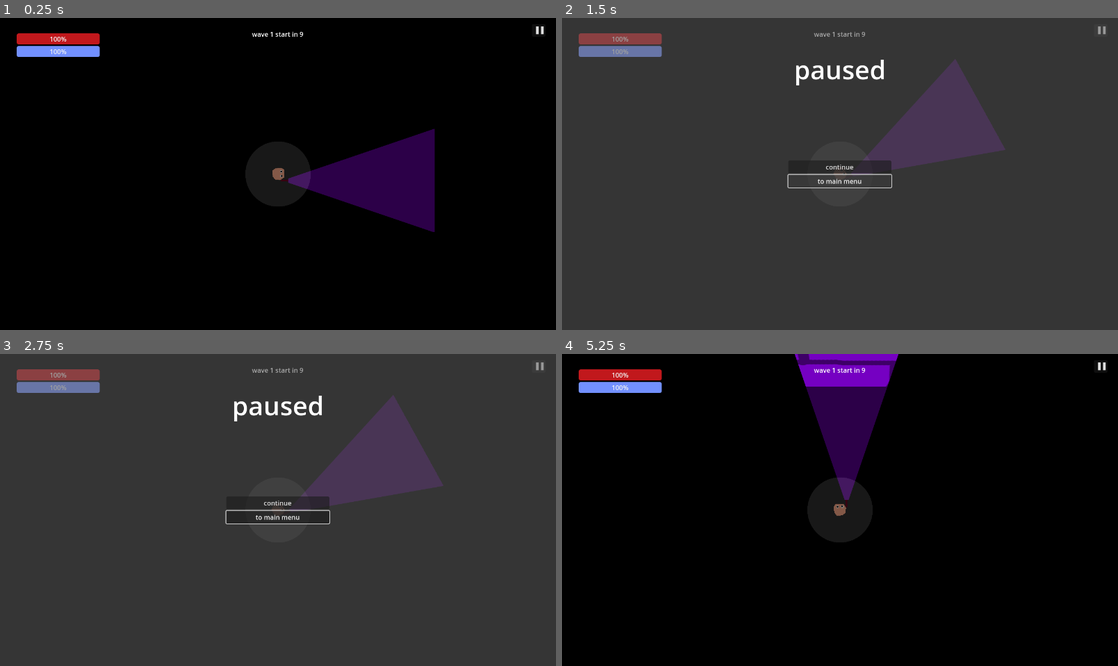
Above: before the commit, frames 1-4 (two rows, left to right).
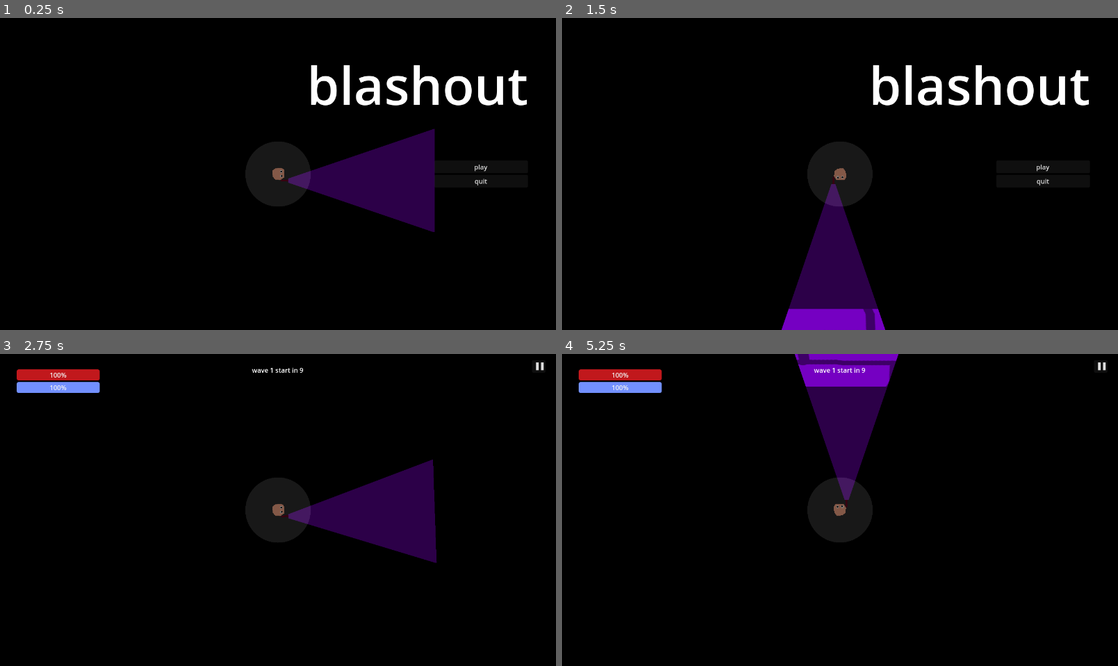
Above: after the commit, the same moments.

Repository: mncc8337/blashout
Game: Godot game, scene res://scenes/mainmenu.tscn
Two runs of this game, one before a commit and one after it. Both use one fixed random seed, a clock stepped at 60 frames per second and the inputs below. Before the commit the project starts from res://scenes/main.tscn.
Inputs (mouse positions are in pixels of both pictures, inside the frame that each line leads up to):
- Up to frame 1 (0.25 s): no input
- Up to frame 2 (1.5 s): click (1101, 30) at 0.5 s, where only the run before the commit has a clickable "▐▐"; click (840, 180) at 1.25 s, where only the run before the commit has a clickable "to main menu"
- Up to frame 3 (2.75 s): click (483, 503) at 2 s, where only the run after the commit has a clickable "play"
- Up to frame 4 (5.25 s): click (1101, 366) at 2.75 s, where only the run after the commit has a clickable "▐▐"; click "to main menu" at 3.5 s; click (1045, 503) at 4.25 s, where only the run after the commit has a clickable "play"; click (840, 503) at 5 s, where only the run before the commit has a clickable "continue"

The runs differ from the first frame. In frame 1, 3.1% of the frame differs, in the area x 3-98%, y 2-54%; in frame 2, 100%, in the area x 0-100%, y 0-100%; in frame 3, 99%; in frame 4, less than 0.1%.

Commit message:
main menu

Diff:
--- a/project.godot
+++ b/project.godot
@@ -11,7 +11,7 @@
 [application]
 
 config/name="ld54"
-run/main_scene="res://scenes/main.tscn"
+run/main_scene="res://scenes/mainmenu.tscn"
 config/features=PackedStringArray("4.1", "GL Compatibility")
 config/icon="res://icon.svg"
 
--- /dev/null
+++ b/scenes/mainmenu.tscn
@@ -0,0 +1,389 @@
+[gd_scene load_steps=19 format=3 uid="uid://dr18dq40af6nj"]
+
+[ext_resource type="Script" path="res://scripts/mainmenu.gd" id="1_4xe3g"]
+[ext_resource type="Script" path="res://scripts/main.gd" id="2_iljr0"]
+[ext_resource type="PackedScene" uid="uid://cs0scqiespkx4" path="res://scenes/player.tscn" id="3_mns26"]
+[ext_resource type="Texture2D" uid="uid://cdooesvmbynoj" path="res://imgs/wall_side1.png" id="4_x7ckg"]
+[ext_resource type="Texture2D" uid="uid://d0blrbje4c5qd" path="res://imgs/wall.png" id="5_5s3yk"]
+[ext_resource type="PackedScene" uid="uid://biy8681uytdb" path="res://scenes/wall.tscn" id="6_2h0dc"]
+
+[sub_resource type="StyleBoxFlat" id="StyleBoxFlat_fubgv"]
+bg_color = Color(1, 0.117647, 0.137255, 0.74902)
+corner_radius_top_left = 5
+corner_radius_top_right = 5
+corner_radius_bottom_right = 5
+corner_radius_bottom_left = 5
+
+[sub_resource type="Theme" id="Theme_4ddnc"]
+ProgressBar/styles/fill = SubResource("StyleBoxFlat_fubgv")
+
+[sub_resource type="StyleBoxFlat" id="StyleBoxFlat_x2dpq"]
+bg_color = Color(0.454902, 0.564706, 1, 1)
+
+[sub_resource type="StyleBoxFlat" id="StyleBoxFlat_lkhp0"]
+bg_color = Color(0.447059, 0.564706, 1, 1)
+corner_radius_top_left = 5
+corner_radius_top_right = 5
+corner_radius_bottom_right = 5
+corner_radius_bottom_left = 5
+
+[sub_resource type="Theme" id="Theme_6h42r"]
+/styles/fill = SubResource("StyleBoxFlat_x2dpq")
+ProgressBar/styles/fill = SubResource("StyleBoxFlat_lkhp0")
+
+[sub_resource type="StyleBoxFlat" id="StyleBoxFlat_5w0yb"]
+bg_color = Color(0, 0.333333, 1, 0.392157)
+
+[sub_resource type="Theme" id="Theme_bctt7"]
+ProgressBar/styles/fill = SubResource("StyleBoxFlat_5w0yb")
+
+[sub_resource type="LabelSettings" id="LabelSettings_ksbp5"]
+font_size = 64
+
+[sub_resource type="LabelSettings" id="LabelSettings_nixyl"]
+font_size = 36
+
+[sub_resource type="LabelSettings" id="LabelSettings_uawwg"]
+font_size = 18
+
+[sub_resource type="LabelSettings" id="LabelSettings_87pqk"]
+font_size = 64
+
+[sub_resource type="LabelSettings" id="LabelSettings_28hdh"]
+font_size = 128
+
+[node name="main" type="Node2D"]
+script = ExtResource("2_iljr0")
+demo_scene = true
+
+[node name="background" type="Polygon2D" parent="."]
+position = Vector2(151, 82)
+color = Color(0.184314, 0.184314, 0.184314, 1)
+polygon = PackedVector2Array(-822, -485, 1998, -666, 1939, 1309, -888, 1165)
+
+[node name="player" parent="." instance=ExtResource("3_mns26")]
+position = Vector2(683, 384)
+
+[node name="walls" type="Node2D" parent="."]
+scale = Vector2(1.00136, 0.998738)
+
+[node name="WallSide1" type="Sprite2D" parent="walls"]
+position = Vector2(-202.18, 360.455)
+scale = Vector2(0.472589, 0.457814)
+texture = ExtResource("4_x7ckg")
+
+[node name="WallSide2" type="Sprite2D" parent="walls"]
+position = Vector2(1589.66, 402.508)
+rotation = -3.14159
+scale = Vector2(0.506795, -0.457814)
+texture = ExtResource("4_x7ckg")
+
+[node name="Wall" type="Sprite2D" parent="walls"]
+position = Vector2(753.975, -130.775)
+scale = Vector2(0.861213, 0.780206)
+texture = ExtResource("5_5s3yk")
+
+[node name="Wall2" type="Sprite2D" parent="walls"]
+position = Vector2(701.047, 927.929)
+scale = Vector2(0.772969, -0.783365)
+texture = ExtResource("5_5s3yk")
+
+[node name="wall" parent="walls" instance=ExtResource("6_2h0dc")]
+position = Vector2(51.9294, 384)
+scale = Vector2(1, 768)
+
+[node name="wall2" parent="walls" instance=ExtResource("6_2h0dc")]
+position = Vector2(1320.2, 384)
+scale = Vector2(1, 768)
+
+[node name="wall3" parent="walls" instance=ExtResource("6_2h0dc")]
+position = Vector2(683, 79.0998)
+scale = Vector2(1366, 1e-05)
+
+[node name="wall4" parent="walls" instance=ExtResource("6_2h0dc")]
+position = Vector2(688.064, 715.906)
+scale = Vector2(1366, 1e-05)
+
+[node name="CanvasModulate" type="CanvasModulate" parent="."]
+color = Color(0, 0, 0, 1)
+
+[node name="Camera2D" type="Camera2D" parent="."]
+offset = Vector2(683, 384)
+
+[node name="foes" type="Node" parent="."]
+
+[node name="graves" type="Node" parent="."]
+
+[node name="UI" type="CanvasLayer" parent="."]
+
+[node name="VBoxContainer" type="VBoxContainer" parent="UI"]
+anchors_preset = -1
+anchor_left = 0.03
+anchor_top = 0.05
+anchor_right = 1.0
+anchor_bottom = 1.0
+offset_left = 0.0200005
+offset_top = -0.400002
+offset_right = -1116.0
+size_flags_vertical = 0
+
+[node name="healthbar" type="ProgressBar" parent="UI/VBoxContainer"]
+layout_mode = 2
+tooltip_text = "player health"
+theme = SubResource("Theme_4ddnc")
+value = 75.0
+rounded = true
+
+[node name="staminabar" type="ProgressBar" parent="UI/VBoxContainer"]
+layout_mode = 2
+tooltip_text = "player stamina"
+theme = SubResource("Theme_6h42r")
+value = 75.0
+
+[node name="exhausted" type="Label" parent="UI/VBoxContainer"]
+layout_mode = 2
+theme = SubResource("Theme_bctt7")
+text = "concu chim"
+
+[node name="info" type="Label" parent="UI"]
+anchors_preset = -1
+anchor_top = 0.01
+anchor_right = 1.0
+anchor_bottom = 0.06
+offset_bottom = 26.0
+grow_horizontal = 2
+theme = SubResource("Theme_bctt7")
+horizontal_alignment = 1
+vertical_alignment = 1
+
+[node name="pause" type="Button" parent="UI"]
+anchors_preset = -1
+anchor_left = 0.981
+anchor_top = 0.02
+anchor_right = 0.981
+anchor_bottom = 0.02
+offset_left = -33.0
+offset_bottom = 31.0
+grow_horizontal = 0
+text = "▐▐"
+
+[node name="death_UI" type="CanvasLayer" parent="."]
+process_mode = 2
+visible = false
+
+[node name="Label" type="Label" parent="death_UI"]
+offset_top = 100.0
+offset_right = 1366.0
+offset_bottom = 191.0
+text = "u died lmao"
+label_settings = SubResource("LabelSettings_ksbp5")
+horizontal_alignment = 1
+vertical_alignment = 1
+
+[node name="Button" type="Button" parent="death_UI"]
+anchors_preset = 8
+anchor_left = 0.5
+anchor_top = 0.5
+anchor_right = 0.5
+anchor_bottom = 0.5
+offset_left = -114.5
+offset_top = -40.0
+offset_right = 114.5
+offset_bottom = 40.0
+grow_horizontal = 2
+grow_vertical = 2
+text = "pls lemme try again"
+
+[node name="skill_panel" type="CanvasLayer" parent="."]
+process_mode = 2
+visible = false
+
+[node name="HBoxContainer" type="HBoxContainer" parent="skill_panel"]
+anchors_preset = -1
+anchor_left = 0.2
+anchor_top = 0.3
+anchor_right = 0.8
+anchor_bottom = 0.7
+grow_horizontal = 2
+grow_vertical = 2
+
+[node name="Panel" type="Panel" parent="skill_panel/HBoxContainer"]
+layout_mode = 2
+size_flags_horizontal = 3
+
+[node name="VBoxContainer" type="VBoxContainer" parent="skill_panel/HBoxContainer/Panel"]
+layout_mode = 1
+anchors_preset = 15
+anchor_right = 1.0
+anchor_bottom = 1.0
+grow_horizontal = 2
+grow_vertical = 2
+alignment = 1
+
+[node name="Label" type="Label" parent="skill_panel/HBoxContainer/Panel/VBoxContainer"]
+layout_mode = 2
+text = "skill 1"
+label_settings = SubResource("LabelSettings_nixyl")
+horizontal_alignment = 1
+vertical_alignment = 1
+
+[node name="Label2" type="Label" parent="skill_panel/HBoxContainer/Panel/VBoxContainer"]
+layout_mode = 2
+text = "Lorem ipsum dolor sit amet, consectetur adipiscing elit, sed do eiusmod tempor incididunt ut labore et dolore magna aliqua."
+label_settings = SubResource("LabelSettings_uawwg")
+horizontal_alignment = 1
+vertical_alignment = 1
+autowrap_mode = 3
+
+[node name="Button" type="Button" parent="skill_panel/HBoxContainer/Panel/VBoxContainer"]
+layout_mode = 2
+size_flags_vertical = 10
+text = "select"
+
+[node name="Panel2" type="Panel" parent="skill_panel/HBoxContainer"]
+layout_mode = 2
+size_flags_horizontal = 3
+
+[node name="VBoxContainer" type="VBoxContainer" parent="skill_panel/HBoxContainer/Panel2"]
+layout_mode = 1
+anchors_preset = 15
+anchor_right = 1.0
+anchor_bottom = 1.0
+grow_horizontal = 2
+grow_vertical = 2
+alignment = 1
+
+[node name="Label" type="Label" parent="skill_panel/HBoxContainer/Panel2/VBoxContainer"]
+layout_mode = 2
+text = "skill 1"
+label_settings = SubResource("LabelSettings_nixyl")
+horizontal_alignment = 1
+vertical_alignment = 1
+
+[node name="Label2" type="Label" parent="skill_panel/HBoxContainer/Panel2/VBoxContainer"]
+layout_mode = 2
+text = "Lorem ipsum dolor sit amet, consectetur adipiscing elit, sed do eiusmod tempor incididunt ut labore et dolore magna aliqua."
+label_settings = SubResource("LabelSettings_uawwg")
+horizontal_alignment = 1
+vertical_alignment = 1
+autowrap_mode = 3
+
+[node name="Button" type="Button" parent="skill_panel/HBoxContainer/Panel2/VBoxContainer"]
+layout_mode = 2
+size_flags_vertical = 10
+text = "select"
+
+[node name="Panel3" type="Panel" parent="skill_panel/HBoxContainer"]
+layout_mode = 2
+size_flags_horizontal = 3
+
+[node name="VBoxContainer" type="VBoxContainer" parent="skill_panel/HBoxContainer/Panel3"]
+layout_mode = 1
+anchors_preset = 15
+anchor_right = 1.0
+anchor_bottom = 1.0
+grow_horizontal = 2
+grow_vertical = 2
+alignment = 1
+
+[node name="Label" type="Label" parent="skill_panel/HBoxContainer/Panel3/VBoxContainer"]
+layout_mode = 2
+text = "skill 1"
+label_settings = SubResource("LabelSettings_nixyl")
+horizontal_alignment = 1
+vertical_alignment = 1
+
+[node name="Label2" type="Label" parent="skill_panel/HBoxContainer/Panel3/VBoxContainer"]
+layout_mode = 2
+text = "Lorem ipsum dolor sit amet, consectetur adipiscing elit, sed do eiusmod tempor incididunt ut labore et dolore magna aliqua."
+label_settings = SubResource("LabelSettings_uawwg")
+horizontal_alignment = 1
+vertical_alignment = 1
+autowrap_mode = 3
+
+[node name="Button" type="Button" parent="skill_panel/HBoxContainer/Panel3/VBoxContainer"]
+layout_mode = 2
+size_flags_vertical = 10
+text = "select"
+
+[node name="pause_menu" type="CanvasLayer" parent="."]
+process_mode = 2
+visible = false
+
+[node name="background" type="Polygon2D" parent="pause_menu"]
+position = Vector2(151, 82)
+color = Color(0.376471, 0.376471, 0.376471, 0.560784)
+polygon = PackedVector2Array(-822, -485, 1998, -666, 1939, 1309, -888, 1165)
+
+[node name="Label" type="Label" parent="pause_menu"]
+anchors_preset = -1
+anchor_top = 0.1
+anchor_right = 1.0
+anchor_bottom = 0.2
+offset_bottom = 23.0
+grow_horizontal = 2
+text = "paused"
+label_settings = SubResource("LabelSettings_87pqk")
+horizontal_alignment = 1
+vertical_alignment = 1
+
+[node name="VBoxContainer" type="VBoxContainer" parent="pause_menu"]
+anchors_preset = -1
+anchor_left = 0.45
+anchor_top = 0.5
+anchor_right = 0.55
+anchor_bottom = 0.5
+offset_left = -58.5
+offset_top = -33.0
+offset_right = 58.5
+offset_bottom = 33.0
+grow_horizontal = 2
+grow_vertical = 2
+
+[node name="Button" type="Button" parent="pause_menu/VBoxContainer"]
+layout_mode = 2
+text = "continue"
+
+[node name="Button2" type="Button" parent="pause_menu/VBoxContainer"]
+layout_mode = 2
+text = "to main menu"
+
+[node name="foe_spawn_timer" type="Timer" parent="."]
+
+[node name="wave_start_timer" type="Timer" parent="."]
+wait_time = 10.0
+one_shot = true
+autostart = true
+
+[node name="CanvasLayer" type="CanvasLayer" parent="."]
+layer = 0
+script = ExtResource("1_4xe3g")
+
+[node name="Label" type="Label" parent="CanvasLayer"]
+anchors_preset = -1
+anchor_top = 0.1
+anchor_right = 0.95
+anchor_bottom = 0.1
+offset_bottom = 91.0
+grow_horizontal = 2
+text = "blashout"
+label_settings = SubResource("LabelSettings_28hdh")
+horizontal_alignment = 2
+vertical_alignment = 1
+
+[node name="VBoxContainer" type="VBoxContainer" parent="CanvasLayer"]
+anchors_preset = -1
+anchor_left = 0.781
+anchor_top = 0.5
+anchor_right = 0.95
+anchor_bottom = 0.5
+grow_horizontal = 2
+grow_vertical = 2
+
+[node name="play" type="Button" parent="CanvasLayer/VBoxContainer"]
+layout_mode = 2
+text = "play"
+
+[node name="quit" type="Button" parent="CanvasLayer/VBoxContainer"]
+layout_mode = 2
+text = "quit"
--- a/scripts/main.gd
+++ b/scripts/main.gd
@@ -10,6 +10,8 @@
 var foe_speed_max:float = 1300.0
 var foe_health_max:float = 100
 var foe_attack_cooldown_max:float = 1.5
+
+@export var demo_scene:bool = false
 
 @export var foe_spawn_delay:float = 1.5
 var foe_spawned:int = 0
@@ -116,29 +118,41 @@
 	$pause_menu.visible = false
 	get_tree().paused = false
 
+func to_main_menu():
+	get_tree().change_scene_to_file("res://scenes/mainmenu.tscn")
+
 func _ready():
-	$UI/pause.button_down.connect(pause_game)
-	$pause_menu/VBoxContainer/Button.button_down.connect(unpause_game)
-
-	died.connect(show_death_screen)
-	$death_UI/Button.button_down.connect(replay)
-
 	$foe_spawn_timer.wait_time = foe_spawn_delay
 	$foe_spawn_timer.timeout.connect(spawn_foe)
 
-	$wave_start_timer.timeout.connect(start_wave)
-
-	panel1_label = $skill_panel/HBoxContainer/Panel/VBoxContainer/Label
-	panel1_desc = $skill_panel/HBoxContainer/Panel/VBoxContainer/Label2
-	$skill_panel/HBoxContainer/Panel/VBoxContainer/Button.button_down.connect(choose_skill1)
-
-	panel2_label = $skill_panel/HBoxContainer/Panel2/VBoxContainer/Label
-	panel2_desc = $skill_panel/HBoxContainer/Panel2/VBoxContainer/Label2
-	$skill_panel/HBoxContainer/Panel2/VBoxContainer/Button.button_down.connect(choose_skill2)
-
-	panel3_label = $skill_panel/HBoxContainer/Panel3/VBoxContainer/Label
-	panel3_desc = $skill_panel/HBoxContainer/Panel3/VBoxContainer/Label2
-	$skill_panel/HBoxContainer/Panel3/VBoxContainer/Button.button_down.connect(choose_skill3)
+	if !demo_scene:
+		$UI/pause.button_down.connect(pause_game)
+		$pause_menu/VBoxContainer/Button.button_down.connect(unpause_game)
+		$pause_menu/VBoxContainer/Button2.button_down.connect(to_main_menu)
+
+		died.connect(show_death_screen)
+		$death_UI/Button.button_down.connect(replay)
+
+		$wave_start_timer.timeout.connect(start_wave)
+
+		panel1_label = $skill_panel/HBoxContainer/Panel/VBoxContainer/Label
+		panel1_desc = $skill_panel/HBoxContainer/Panel/VBoxContainer/Label2
+		$skill_panel/HBoxContainer/Panel/VBoxContainer/Button.button_down.connect(choose_skill1)
+
+		panel2_label = $skill_panel/HBoxContainer/Panel2/VBoxContainer/Label
+		panel2_desc = $skill_panel/HBoxContainer/Panel2/VBoxContainer/Label2
+		$skill_panel/HBoxContainer/Panel2/VBoxContainer/Button.button_down.connect(choose_skill2)
+
+		panel3_label = $skill_panel/HBoxContainer/Panel3/VBoxContainer/Label
+		panel3_desc = $skill_panel/HBoxContainer/Panel3/VBoxContainer/Label2
+		$skill_panel/HBoxContainer/Panel3/VBoxContainer/Button.button_down.connect(choose_skill3)
+	else:
+		$UI.visible = false
+		$wave_start_timer.autostart = false
+		current_foe_count_max = 100
+		foe_attack_dmg_max = 0
+		$foe_spawn_timer.wait_time = 0.5
+		$foe_spawn_timer.start()
 
 func start_wave():
 	$foe_spawn_timer.start()
@@ -162,7 +176,8 @@
 
 func spawn_foe():
 	if foe_spawned == current_foe_count_max:
-		$foe_spawn_timer.stop()
+		if !demo_scene:
+			$foe_spawn_timer.stop()
 		return
 
 	var foe_instance = foe_model.instantiate()
@@ -210,7 +225,7 @@
 
 # Called every frame. 'delta' is the elapsed time since the previous frame.
 func _process(delta):
-	if Input.is_action_just_pressed("pause_game"):
+	if Input.is_action_just_pressed("pause_game") and !demo_scene:
 		pause_game()
 
 	$UI/VBoxContainer.size.x = get_viewport().get_size().x * 0.15
@@ -224,6 +239,12 @@
 	else:
 		$UI/VBoxContainer/exhausted.text = ""
 
+	if demo_scene:
+		if foe_killed > 0:
+			foe_killed = 0
+			current_foe_count_max += 1
+		return
+
 	if !$wave_start_timer.is_stopped():
 		$UI/info.text = "wave %d start in %d" % [wave_count, $wave_start_timer.time_left]
 	else:
--- /dev/null
+++ b/scripts/mainmenu.gd
@@ -0,0 +1,13 @@
+extends CanvasLayer
+
+func start_game():
+	get_tree().change_scene_to_file("res://scenes/main.tscn")
+
+func quit_game():
+	get_tree().quit()
+
+# Called when the node enters the scene tree for the first time.
+func _ready():
+	get_tree().paused = false
+	$VBoxContainer/play.button_down.connect(start_game)
+	$VBoxContainer/quit.button_down.connect(quit_game)
--- a/scripts/player.gd
+++ b/scripts/player.gd
@@ -79,7 +79,7 @@
 			stamina = clamp(stamina + 0.25, 0, max_stamina)
 		else:
 			is_exhausted = false
-	if is_running and dir != Vector2.ZERO:
+	if is_running and dir != Vector2.ZERO and !main.demo_scene:
 		if stamina > 0:
 			stamina -= 0.5
 		else:
